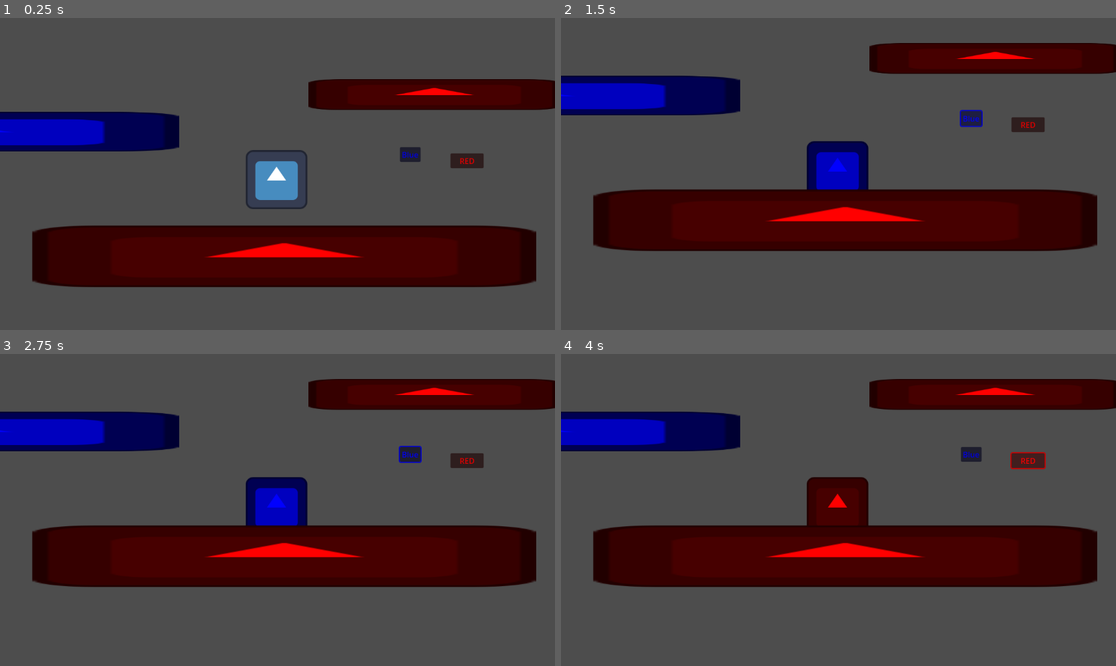
Above: before the commit, frames 1-4 (two rows, left to right).
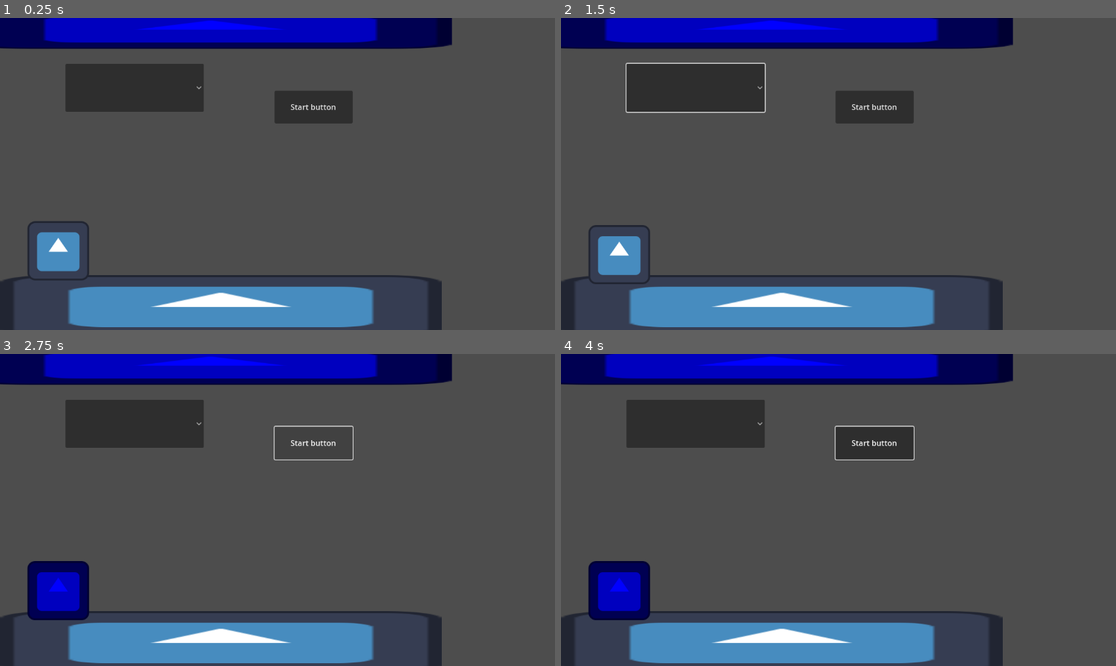
Above: after the commit, the same moments.

Repository: Abbby1007/Melanotaenia2.0storage
Game: Godot game, scene res://Scenes/Test Level.tscn
Same seed, same stepped clock (60 frames per second), same inputs: the game is played once before the commit and once after it. Before the commit the project starts from res://Scenes/Level 1.tscn. The engine's default icon, where the game draws it, is replaced by a stand-in: a white triangle on a blue panel in a dark square.
Inputs (mouse positions are in pixels of both pictures, inside the frame that each line leads up to):
- Up to frame 1 (0.25 s): no input
- Up to frame 2 (1.5 s): click (694, 86) at 0.52 s; click (971, 117) at 1.25 s, where only the run before the commit has a clickable "Blue"
- Up to frame 3 (2.75 s): click (316, 444) at 2 s, where only the run after the commit has a clickable "Start button"
- Up to frame 4 (4 s): click (877, 444) at 2.75 s, where only the run after the commit has a clickable "Start button"; click (1027, 460) at 3.5 s, where only the run before the commit has a clickable "RED"

The runs differ from the first frame. In frame 1, 48% of the frame differs, in the area x 0-100%, y 0-100%; in frame 2, 48%; in frame 3, 47%; in frame 4, 49%.

Commit message:
Testing out the tutrial level
Testing out the tutorial level

Diff:
--- a/Scenes/Level 1.tscn
+++ b/Scenes/Level 1.tscn
@@ -41,5 +41,31 @@
 [node name="Blue_Platform" parent="." instance=ExtResource("4_7d6uw")]
 position = Vector2(-569, 338)
 
+[node name="Start Button" type="Button" parent="."]
+offset_left = 747.0
+offset_top = 460.0
+offset_right = 895.0
+offset_bottom = 514.0
+text = "Start"
+
+[node name="OptionButton" type="OptionButton" parent="."]
+offset_left = 133.0
+offset_top = 151.0
+offset_right = 248.0
+offset_bottom = 208.0
+item_count = 4
+popup/item_0/text = "15🕓"
+popup/item_1/text = "30🕓"
+popup/item_1/id = 1
+popup/item_2/text = "45🕓"
+popup/item_2/id = 2
+popup/item_3/text = "60🕓"
+popup/item_3/id = 3
+
+[node name="Timer" type="Timer" parent="."]
+process_callback = 0
+
 [connection signal="pressed" from="Red Button" to="." method="_on_button_pressed"]
 [connection signal="pressed" from="Blue Button" to="." method="_on_blue_button_pressed"]
+[connection signal="pressed" from="Start Button" to="." method="_on_start_button_pressed"]
+[connection signal="item_selected" from="OptionButton" to="." method="_on_option_button_item_selected"]
--- /dev/null
+++ b/Scenes/Test Level.tscn
@@ -0,0 +1,48 @@
+[gd_scene load_steps=6 format=3 uid="uid://7hou7iv56p1w"]
+
+[ext_resource type="Script" path="res://Scenes/test_level.gd" id="1_l35mf"]
+[ext_resource type="Texture2D" uid="uid://b4bguny61otp5" path="res://icon.svg" id="2_wamyy"]
+[ext_resource type="PackedScene" uid="uid://di4pl6rwwassr" path="res://Scenes/player.tscn" id="3_4tu7s"]
+[ext_resource type="PackedScene" uid="uid://bx8vvxu7aades" path="res://Scenes/Blue_platform.tscn" id="4_rym2n"]
+
+[sub_resource type="RectangleShape2D" id="RectangleShape2D_386kn"]
+size = Vector2(912, 119)
+
+[node name="Test level" type="Node2D"]
+script = ExtResource("1_l35mf")
+
+[node name="StaticBody2D" type="StaticBody2D" parent="."]
+
+[node name="Sprite2D" type="Sprite2D" parent="StaticBody2D"]
+position = Vector2(458.5, 598)
+scale = Vector2(7.16406, 1)
+texture = ExtResource("2_wamyy")
+
+[node name="CollisionShape2D" type="CollisionShape2D" parent="StaticBody2D"]
+position = Vector2(471.5, 604)
+shape = SubResource("RectangleShape2D_386kn")
+
+[node name="Player" parent="." instance=ExtResource("3_4tu7s")]
+position = Vector2(121, 455)
+
+[node name="Color Choice" type="OptionButton" parent="."]
+offset_left = 136.0
+offset_top = 95.0
+offset_right = 423.0
+offset_bottom = 195.0
+item_count = 2
+popup/item_0/text = "Red"
+popup/item_1/text = "Blue"
+popup/item_1/id = 1
+
+[node name="start" type="Button" parent="."]
+offset_left = 570.0
+offset_top = 151.0
+offset_right = 732.0
+offset_bottom = 219.0
+text = "Start button"
+
+[node name="Blue_Platform" parent="." instance=ExtResource("4_rym2n")]
+
+[connection signal="item_selected" from="Color Choice" to="." method="_on_color_choice_item_selected"]
+[connection signal="pressed" from="start" to="." method="_on_start_pressed"]
--- /dev/null
+++ b/Scenes/test_level.gd
@@ -0,0 +1,38 @@
+extends Node2D
+
+@onready var player = $Player
+
+# Called when the node enters the scene tree for the first time.
+func _ready():
+	pass # Replace with function body.
+
+
+# Called every frame. 'delta' is the elapsed time since the previous frame.
+func _process(delta):
+	pass
+
+
+var is_red = false
+var is_blue = true
+
+func _on_color_choice_item_selected(index):
+	match index:
+		0: is_red = true #red
+		0: is_blue = false
+		1: is_red = false #blue
+		1: is_blue = true
+		#0:print("The player should not be red")
+		#0:player.modulate = Color("red") # redd
+		#1:print("The player shoudl be blue") #blue
+		#1:player.modulate = Color("blue")
+
+#start button
+func _on_start_pressed():
+	if(is_red):
+		print("player should be red")
+		player.modulate = Color("red")
+	elif(is_blue):
+		print("player should be blue")
+		player.modulate = Color("blue")
+
+	pass # Replace with function body.
--- a/Scripts/level_1.gd
+++ b/Scripts/level_1.gd
@@ -20,3 +20,17 @@
 func _on_blue_button_pressed():
 	print("BLUEEEEEEEEEEEEEEEEEEEEEEEEEEE")
 	player.modulate = Color("blue")
+
+#start button
+func _on_start_button_pressed():
+
+	pass # Replace with function body.
+
+
+
+func _on_option_button_item_selected(index):
+	match index:
+		0:print("15🕓")
+		1:print("30🕓")
+		2:print("45🕓")
+		3:print("60🕓")
--- a/project.godot
+++ b/project.godot
@@ -11,7 +11,7 @@
 [application]
 
 config/name="Hack club Jucie game"
-run/main_scene="res://Scenes/Level 1.tscn"
+run/main_scene="res://Scenes/Test Level.tscn"
 config/features=PackedStringArray("4.3", "Forward Plus")
 config/icon="res://icon.svg"
 
